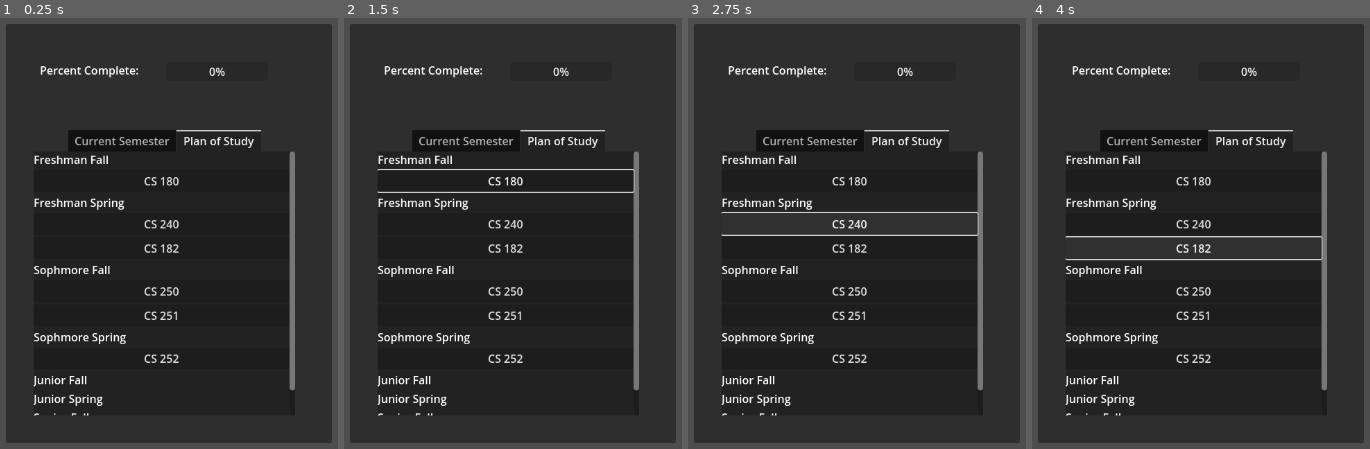
Above: before the commit, frames 1-4 (left to right).
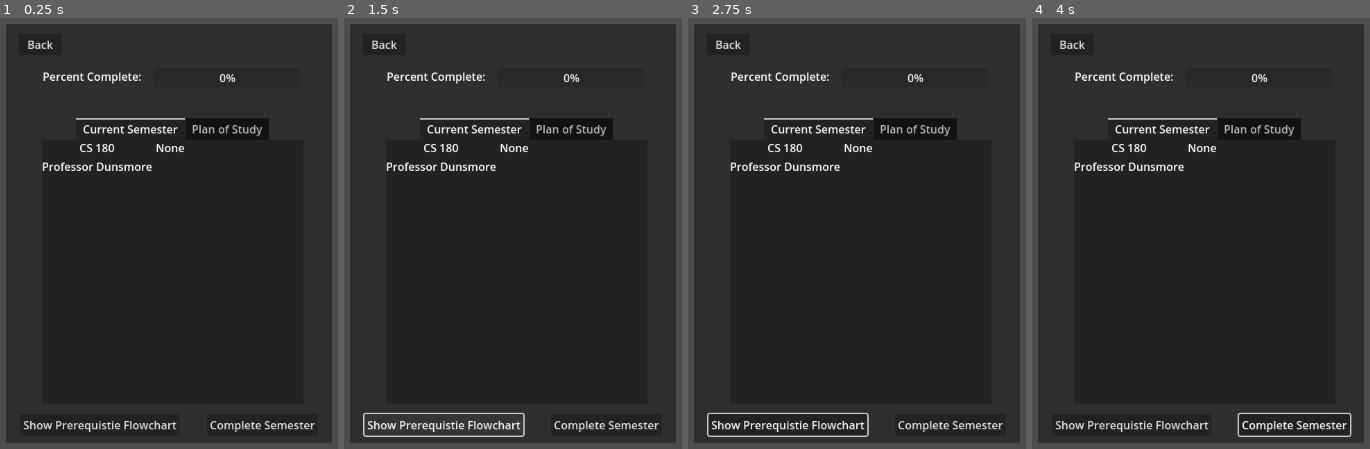
Above: after the commit, the same moments.

Repository: trex414/Profpocalypse-Purdue-Edition
Game: Godot game, scene res://MajorInformation/Scenes/MajorInformation.tscn
The game is run twice, just before and just after one commit, with the same random seed, the same clock (stepped at 60 frames per second) and the same inputs. This scene is started directly instead of the project's main scene.
Inputs (mouse positions are in pixels of both pictures, inside the frame that each line leads up to):
- Up to frame 1 (0.25 s): no input
- Up to frame 2 (1.5 s): click (506, 181) at 0.5 s, where only the run before the commit has a clickable "CS 180"; click (445, 423) at 1.25 s, where only the run after the commit has a clickable "Show Prerequistie Flowchart"
- Up to frame 3 (2.75 s): click (850, 224) at 2 s, where only the run before the commit has a clickable "CS 240"
- Up to frame 4 (4 s): click (1295, 423) at 2.75 s, where only the run after the commit has a clickable "Complete Semester"; click (1194, 246) at 3.5 s, where only the run before the commit has a clickable "CS 182"

The runs differ from the first frame. In frame 1, 7.1% of the frame differs, in the area x 7-94%, y 5-97%; in frame 2, 8.1%; in frame 3, 8.1%; in frame 4, 8.2%, in the area x 7-95%, y 5-98%.
Error before the commit: Attempt to call function 'duplicate' in base 'null instance' on a null instance. (res://MajorInformation/Script/majorInformation.gd:28)
Error after the commit: Invalid access to property or key 'in_progress' on a base object of type 'Dictionary'. (res://MajorInformation/Script/majorInformation.gd:41)

Commit message:
created buttons and structured course information

Diff:
--- a/MajorInformation/Scenes/MajorInformation.tscn
+++ b/MajorInformation/Scenes/MajorInformation.tscn
@@ -24,30 +24,50 @@
 
 [node name="ProgressBar" type="ProgressBar" parent="CanvasLayer/Panel"]
 layout_mode = 0
-offset_left = 231.0
-offset_top = 55.0
-offset_right = 378.0
-offset_bottom = 82.0
+offset_left = 213.0
+offset_top = 64.0
+offset_right = 425.0
+offset_bottom = 91.0
 
-[node name="Label" type="Label" parent="CanvasLayer/Panel"]
+[node name="PercentComplete" type="Label" parent="CanvasLayer/Panel"]
 layout_mode = 0
-offset_left = 49.0
-offset_top = 55.0
-offset_right = 192.0
-offset_bottom = 78.0
+offset_left = 53.0
+offset_top = 64.0
+offset_right = 196.0
+offset_bottom = 87.0
 text = "Percent Complete:"
+
+[node name="PrerequisiteFlowchart2" type="Button" parent="CanvasLayer/Panel"]
+offset_left = 21.0
+offset_top = 563.0
+offset_right = 250.0
+offset_bottom = 594.0
+text = "Show Prerequistie Flowchart"
+
+[node name="CompleteCourse" type="Button" parent="CanvasLayer/Panel"]
+offset_left = 290.0
+offset_top = 563.0
+offset_right = 450.0
+offset_bottom = 594.0
+text = "Complete Semester"
+
+[node name="PrerequisiteFlowchart" type="Button" parent="CanvasLayer/Panel"]
+offset_left = 19.0
+offset_top = 14.0
+offset_right = 80.0
+offset_bottom = 45.0
+text = "Back"
 
 [node name="TabContainer" type="TabContainer" parent="CanvasLayer/Panel"]
 layout_mode = 0
-offset_left = 40.0
-offset_top = 153.0
-offset_right = 417.0
-offset_bottom = 565.0
+offset_left = 52.0
+offset_top = 136.0
+offset_right = 429.0
+offset_bottom = 548.0
 tab_alignment = 1
-current_tab = 1
+current_tab = 0
 
 [node name="Current Semester" type="GridContainer" parent="CanvasLayer/Panel/TabContainer"]
-visible = false
 layout_mode = 2
 columns = 2
 metadata/_tab_index = 0
@@ -71,9 +91,6 @@
 
 [node name="firstLocation" type="Label" parent="CanvasLayer/Panel/TabContainer/Current Semester"]
 layout_mode = 2
-text = "sdfknwlekngflwknglwkng
-sdkfgnaskgnlaknglk
-slkdfnlsknflk"
 horizontal_alignment = 1
 
 [node name="secondLocation" type="Label" parent="CanvasLayer/Panel/TabContainer/Current Semester"]
@@ -94,6 +111,7 @@
 layout_mode = 2
 
 [node name="Plan of Study" type="ScrollContainer" parent="CanvasLayer/Panel/TabContainer"]
+visible = false
 layout_mode = 2
 metadata/_tab_index = 1
 
@@ -146,14 +164,35 @@
 layout_mode = 2
 text = "Junior Fall"
 
+[node name="CS354" type="Button" parent="CanvasLayer/Panel/TabContainer/Plan of Study/Plan of Study"]
+layout_mode = 2
+text = "CS 354"
+
 [node name="Junior Spring" type="Label" parent="CanvasLayer/Panel/TabContainer/Plan of Study/Plan of Study"]
 layout_mode = 2
 text = "Junior Spring"
+
+[node name="CS307" type="Button" parent="CanvasLayer/Panel/TabContainer/Plan of Study/Plan of Study"]
+layout_mode = 2
+text = "CS 307"
 
 [node name="Senior Fall" type="Label" parent="CanvasLayer/Panel/TabContainer/Plan of Study/Plan of Study"]
 layout_mode = 2
 text = "Senior Fall"
 
+[node name="CS381" type="Button" parent="CanvasLayer/Panel/TabContainer/Plan of Study/Plan of Study"]
+layout_mode = 2
+text = "CS 381"
+
 [node name="Senior Spring" type="Label" parent="CanvasLayer/Panel/TabContainer/Plan of Study/Plan of Study"]
 layout_mode = 2
 text = "Senior Spring"
+
+[node name="CS408" type="Button" parent="CanvasLayer/Panel/TabContainer/Plan of Study/Plan of Study"]
+layout_mode = 2
+text = "CS 408"
+
+[node name="CS407" type="Button" parent="CanvasLayer/Panel/TabContainer/Plan of Study/Plan of Study"]
+layout_mode = 2
+text = "CS 407
+"
--- a/MajorInformation/Script/majorInformation.gd
+++ b/MajorInformation/Script/majorInformation.gd
@@ -1,17 +1,33 @@
 extends Control
 
-var classes = [
-	{"name": "CS 180", "professor": "Prof. Doomsmore", "location": "CL 1950", "time": "10 AM", "description": "Learn suffering", "completed": false},
-	{"name": "CS 240", "professor": "Prof. Evil", "location": "UC", "time": "1 PM", "description": "Survive pop quizzes", "completed": false},
-	{"name": "CS 182", "professor": "Prof. Evil", "location": "WTHR 220", "time": "1 PM", "description": "Survive pop quizzes", "completed": false},
-	{"name": "CS 250", "professor": "Prof. Evil", "location": "WTHR 220", "time": "1 PM", "description": "Survive pop quizzes", "completed": false},
-	{"name": "CS 251", "professor": "Prof. Evil", "location": "WTHR 220", "time": "1 PM", "description": "Survive pop quizzes", "completed": false},
-	{"name": "CS 252", "professor": "Prof. Evil", "location": "WTHR 220", "time": "1 PM", "description": "Survive pop quizzes", "completed": false},
-	{"name": "CS 354", "professor": "Prof. Evil", "location": "WTHR 220", "time": "1 PM", "description": "Survive pop quizzes", "completed": false},
-	{"name": "CS 307", "professor": "Prof. Evil", "location": "WTHR 220", "time": "1 PM", "description": "Survive pop quizzes", "completed": false},
-	{"name": "CS 381", "professor": "Prof. Evil", "location": "WTHR 220", "time": "1 PM", "description": "Survive pop quizzes", "completed": false},
+@export var course_list: Array = [
+	{"semester": "Freshman Fall", "inprogress": true, "courses": [
+	  {"name": "CS 180", "professor": "Prof. Doomsmore", "location": "CL 1950", "time": "10 AM", "description": "Learn suffering", "completed": false}
+	]},
+	{"semester": "Freshman Spring", "inprogress": false, "courses": [
+	  {"name": "CS 240", "professor": "Prof. Evil", "location": "UC", "time": "1 PM", "description": "Survive pop quizzes", "completed": false},
+	  {"name": "CS 182", "professor": "Prof. Evil", "location": "WTHR 220", "time": "1 PM", "description": "Survive pop quizzes", "completed": false}
+	]},
+	{"semester": "Sophmore Fall", "inprogress": false, "courses": [
+	  {"name": "CS 250", "professor": "Prof. Evil", "location": "WTHR 220", "time": "1 PM", "description": "Survive pop quizzes", "completed": false},
+	  {"name": "CS 251", "professor": "Prof. Evil", "location": "WTHR 220", "time": "1 PM", "description": "Survive pop quizzes", "completed": false}
+	]},
+	{"semester": "Sophmore Spring", "inprogress": false, "courses": [
+	 {"name": "CS 252", "professor": "Prof. Evil", "location": "WTHR 220", "time": "1 PM", "description": "Survive pop quizzes", "completed": false}
+	]},
+	{"semester": "Junior Fall", "inprogress": false, "courses": [
+	 {"name": "CS 354", "professor": "Prof. Evil", "location": "WTHR 220", "time": "1 PM", "description": "Survive pop quizzes", "completed": false}
+	]},
+	{"semester": "Junior Spring", "inprogress": false, "courses": [
+	 {"name": "CS 307", "professor": "Prof. Evil", "location": "WTHR 220", "time": "1 PM", "description": "Survive pop quizzes", "completed": false}
+	]},
+	{"semester": "Senior Fall", "inprogress": false, "courses": [
+	 {"name": "CS 381", "professor": "Prof. Evil", "location": "WTHR 220", "time": "1 PM", "description": "Survive pop quizzes", "completed": false}
+	]},
+	{"semester": "Senior Spring", "inprogress": false, "courses": [
 	{"name": "CS 408", "professor": "Prof. Evil", "location": "WTHR 220", "time": "1 PM", "description": "Survive pop quizzes", "completed": false},
 	{"name": "CS 407", "professor": "Prof. Evil", "location": "WTHR 220", "time": "1 PM", "description": "Survive pop quizzes", "completed": false}
+	]}
 ]
 # Reference to the GridContainer (assign this in the editor or find it dynamically)
 @onready var grid = $GridContainer
@@ -21,22 +37,23 @@
 	populate_classes()
 
 func populate_classes():
-	for i in range(len(classes)):
-		var class_data = classes[i]
+	for i in range(len(course_list)):
+		if course_list[i].in_progress == false:
+			var class_data = course_list[i]
 
-		# Duplicate the template for each class
-		var class_entry = class_template.duplicate()
-		grid.add_child(class_entry)
+			# Duplicate the template for each class
+			var class_entry = class_template.duplicate()
+			grid.add_child(class_entry)
 
-		# Assign values to labels
-		class_entry.get_node("Label").text = class_data["name"]
-		class_entry.get_node("Professor").text = "Prof: " + class_data["professor"]
-		class_entry.get_node("Location").text = "Location: " + class_data["location"]
-		class_entry.get_node("Time").text = "Time: " + class_data["time"]
-		class_entry.get_node("Description").text = class_data["description"]
+			# Assign values to labels
+			class_entry.get_node("Label").text = class_data["name"]
+			class_entry.get_node("Professor").text = "Prof: " + class_data["professor"]
+			class_entry.get_node("Location").text = "Location: " + class_data["location"]
+			class_entry.get_node("Time").text = "Time: " + class_data["time"]
+			class_entry.get_node("Description").text = class_data["description"]
 
-		# Set progress bar value
-		class_entry.get_node("ProgressBar").value = class_data["progress"]
+			# Set progress bar value
+			class_entry.get_node("ProgressBar").value = class_data["progress"]
 
-	# Hide the original template (so it doesn’t appear)
+		# Hide the original template (so it doesn’t appear)
 	class_template.hide()
